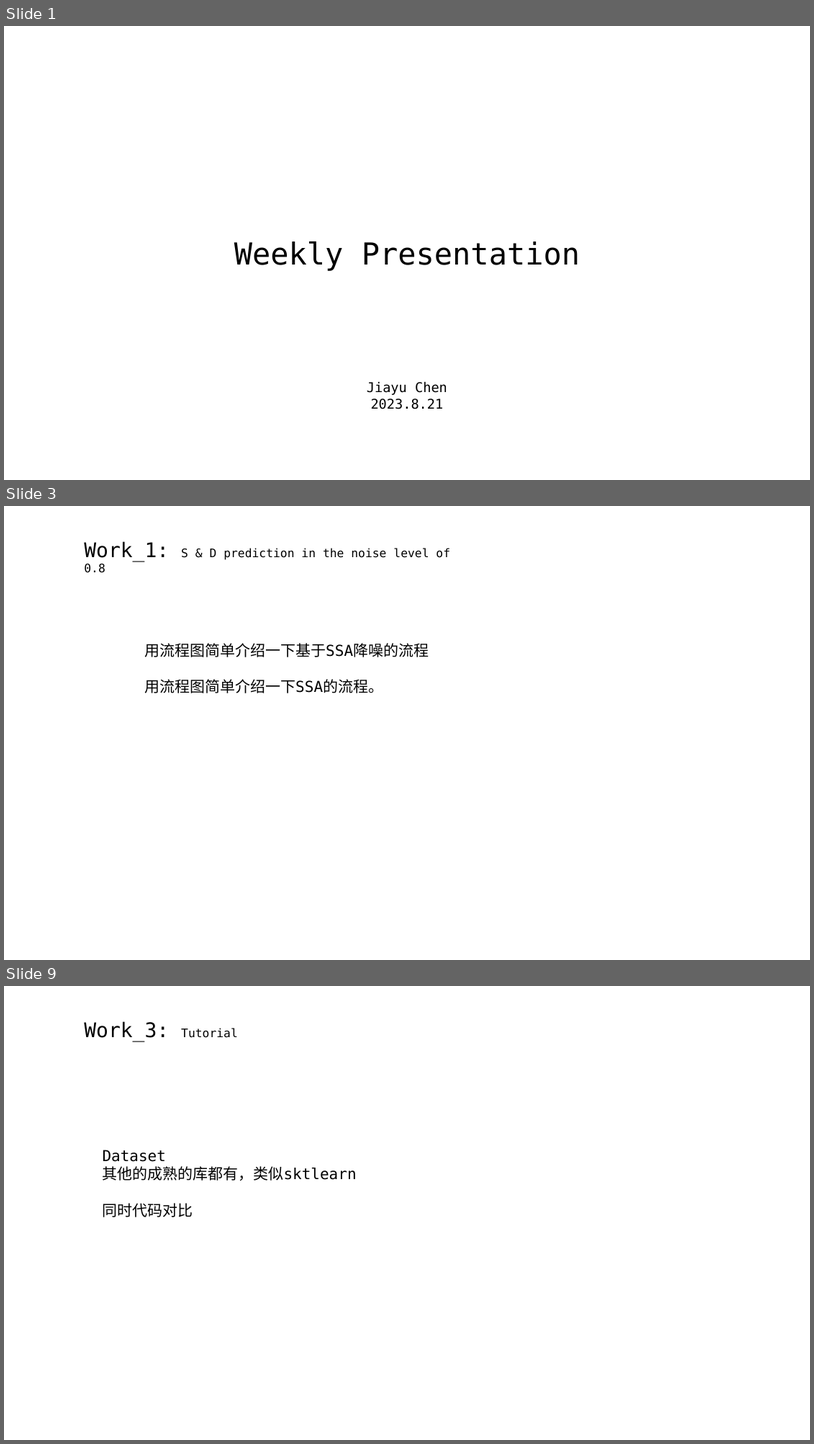
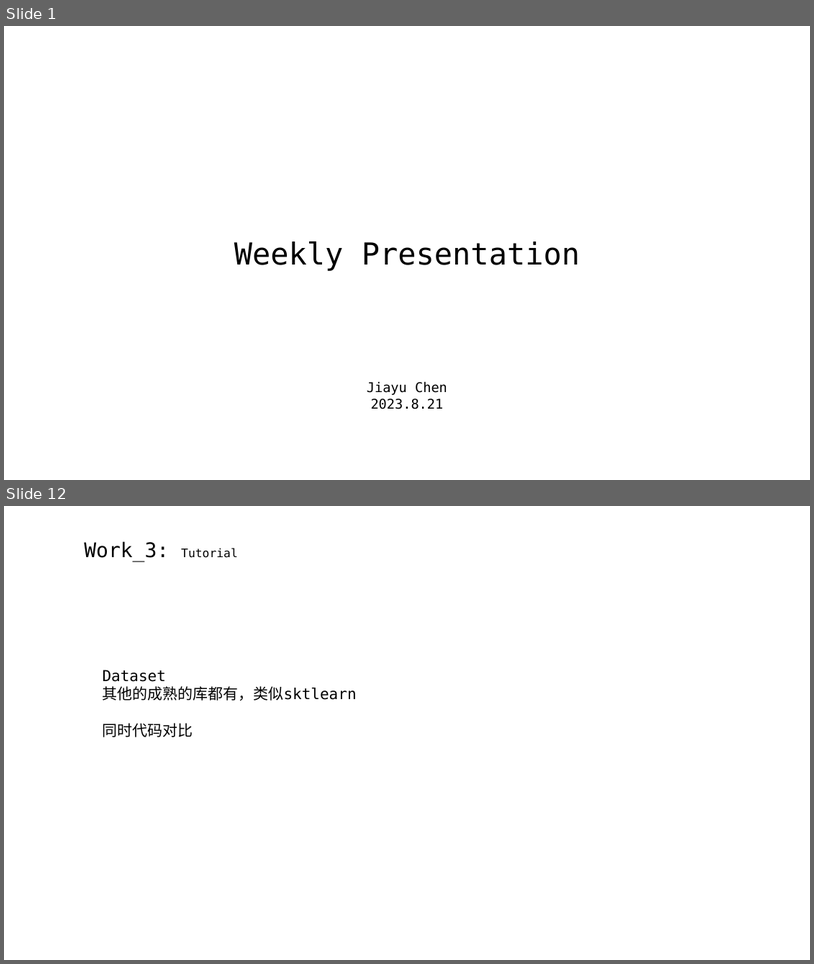
Before and after one commit to A-Big-Tortoise/Presentation, a slide deck: Presentation_828_JiayuChen.pptx. Shown one above the other, each under a label of ours: slides 1, 3 and 9 before the commit, slides 1 and 12 after it; the slides between them are not shown. The pictures are 814x1444 and 814x964 pixels, drawn with LibreOffice and Linux fonts; fonts in the diff are those of the drawing. Boxes give left, top, right and bottom in pixels: in the first picture for what was removed or moved away, otherwise in the second. Text is boxed around its words. In the diff, an @@ line names an element or a change of style, - is before the commit and + after.

```diff
--- a/Presentation_828_JiayuChen.pptx
+++ b/Presentation_828_JiayuChen.pptx
@@ slide 3 removed at [4, 506, 810, 960], background #FFFFFF @@
@@ text removed at [84, 541, 450, 573] @@
-Work_1: S & D prediction in the noise level of 0.8
@@ text removed at [144, 643, 429, 693] @@
-用流程图简单介绍一下基于SSA降噪的流程
-用流程图简单介绍一下SSA的流程。
@@ what was slide 9 is now slide 12 @@
```
Also in this commit, not shown: 6 slides changed, 4 slides added, 1 other slide removed.
